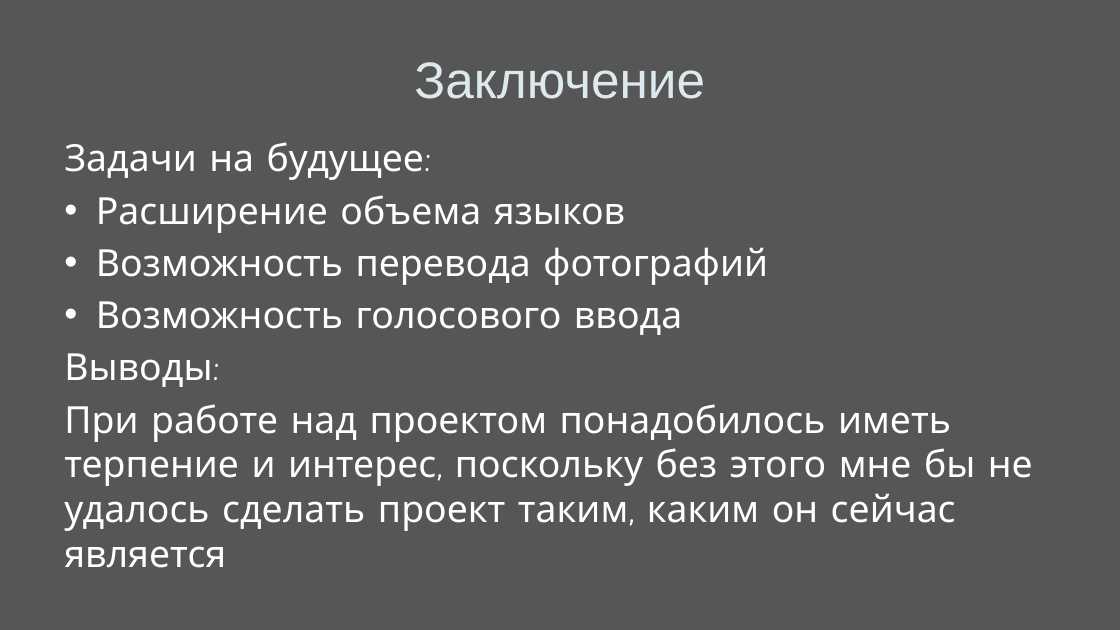
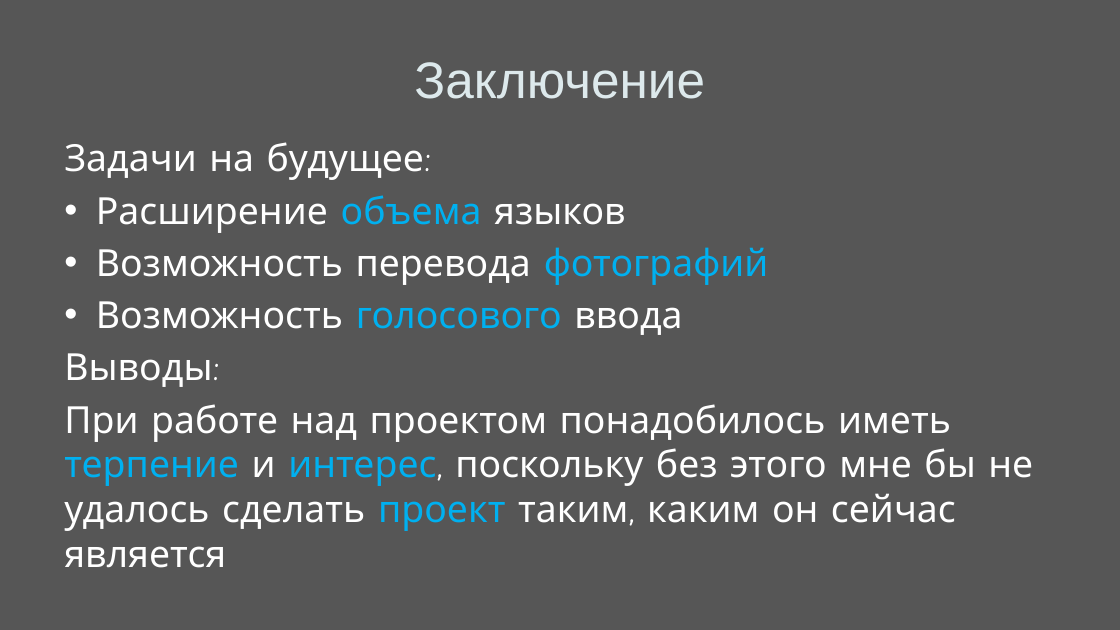
Before and after one commit to khairullovruslan/TranslatorProject, a slide deck: slide 9 of Защита/Translator.pptx (slide 7 before the commit). Drawn at 1120x630 pixels with LibreOffice and Linux fonts; fonts in the diff are those of the drawing. Boxes give left, top, right and bottom in pixels: in the first picture for what was removed or moved away, otherwise in the second. Text is boxed around its words. In the diff, an @@ line names an element or a change of style, - is before the commit and + after.

```diff
--- a/Защита/Translator.pptx
+++ b/Защита/Translator.pptx
@@ text at (x1=64, y1=195, x2=1033, y2=531): text colour #FFFFFF to #00B0F0 in "объема", "фотографий", "голосового", "терпение интерес, проект" @@
```
Also in this commit, not shown: 3 other slides changed, 2 slides added, 16 other files.
